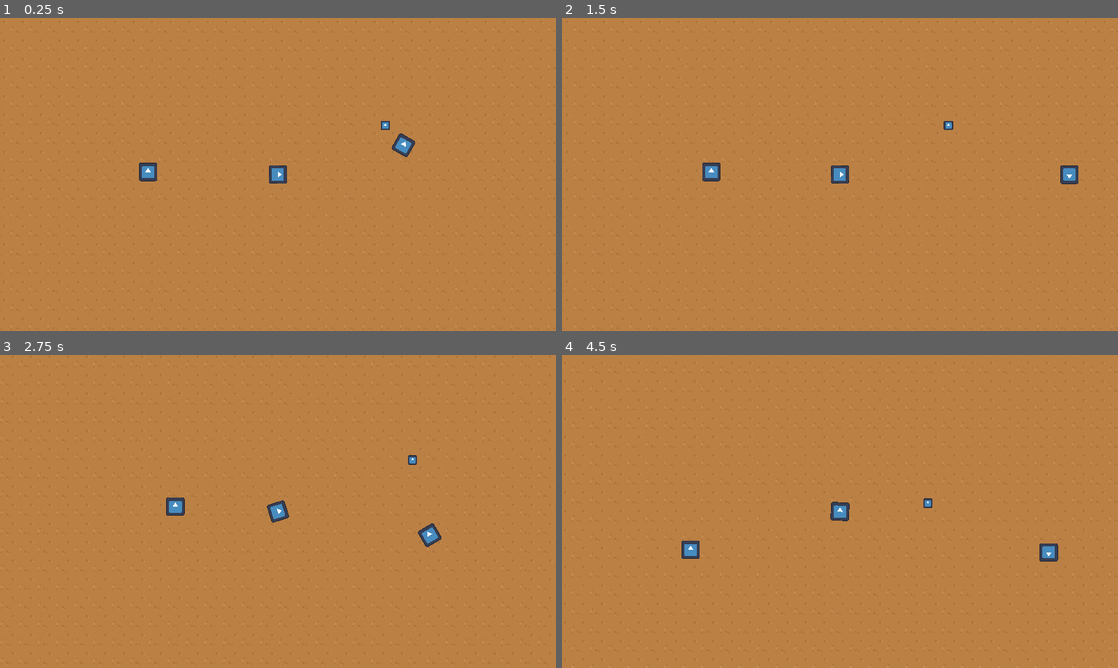
Above: before the commit, frames 1-4 (two rows, left to right).
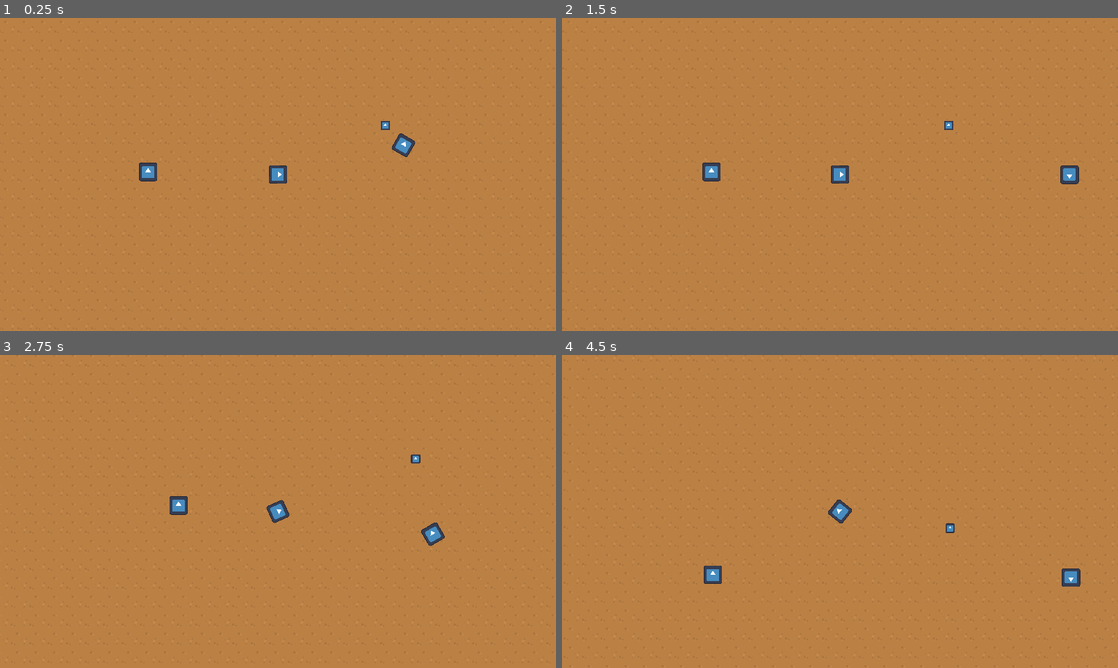
Above: after the commit, the same moments.

Repository: Schumert/Indy-500-The-Game
Game: Godot game, scene res://main.tscn
Two runs of this game, one before a commit and one after it. Both use one fixed random seed, a clock stepped at 60 frames per second and the inputs below. The engine's default icon, where the game draws it, is replaced by a stand-in: a white triangle on a blue panel in a dark square.
Inputs:
- Up to frame 1 (0.25 s): no input
- Up to frame 2 (1.5 s): hold D (steer_right) 0.53-1.28 s; hold S (brake) from 1.28 s (still down)
- Up to frame 3 (2.75 s): release S (brake) at 2.03 s; hold D (steer_right) from 2.03 s (still down)
- Up to frame 4 (4.5 s): release D (steer_right) at 2.78 s; hold W (accelerate) 2.78-3.53 s; hold A (steer_left) from 3.53 s (still down)

The runs differ from the first frame. In frame 1, less than 0.1% of the frame differs, in the area x 1-18%, y 1-97%; in frame 2, less than 0.1%; in frame 3, 0.4%; in frame 4, 1.2%, in the area x 0-94%, y 0-98%.

Commit message:
I FUCKING DID IT
I FUCKING DID THE BOUNCY STUFF WITH THE CHARACTERBODY2D AND NOT THE FUCKING RIGIDBODY

Diff:
--- a/main.tscn
+++ b/main.tscn
@@ -667,7 +667,7 @@
 14:8/0 = 0
 14:8/0/physics_layer_0/linear_velocity = Vector2(0, 0)
 14:8/0/physics_layer_0/angular_velocity = 0.0
-14:8/0/physics_layer_0/polygon_0/points = PackedVector2Array(-64, -64, 5, -64, 7, 64, -64, 64)
+14:8/0/physics_layer_0/polygon_0/points = PackedVector2Array(-64, -64, -4, -64, -6, 64, -64, 64)
 14:9/0 = 0
 14:9/0/physics_layer_0/linear_velocity = Vector2(0, 0)
 14:9/0/physics_layer_0/angular_velocity = 0.0
@@ -1432,13 +1432,14 @@
 [node name="main" type="Node2D"]
 
 [node name="TileMap" type="TileMap" parent="."]
+scale = Vector2(0.996148, 1)
 tile_set = SubResource("TileSet_88ytr")
 format = 2
 layer_0/tile_data = PackedInt32Array(-1048600, 917505, 7, -983064, 917505, 7, -917528, 917505, 7, -851992, 917505, 7, - …(30858 unchanged characters)…
 
 [node name="obstacle" type="Area2D" parent="."]
 position = Vector2(71, -3)
-collision_layer = 4
+collision_layer = 2
 collision_mask = 2
 script = ExtResource("1_ryk0r")
 
@@ -1451,15 +1452,13 @@
 
 [node name="coin" parent="." instance=ExtResource("2_qguqs")]
 
-[node name="Car" parent="." instance=ExtResource("1_g2ska")]
+[node name="Car" parent="." groups=["player"] instance=ExtResource("1_g2ska")]
 position = Vector2(-741, 9)
 collision_layer = 2
-collision_mask = 13
-motion_mode = 1
+collision_mask = 15
 
 [node name="wall" type="StaticBody2D" parent="."]
 position = Vector2(0, -428)
-collision_mask = 2
 
 [node name="CollisionShape2D" type="CollisionShape2D" parent="wall"]
 position = Vector2(44, 1076)
@@ -1481,7 +1480,7 @@
 shape = SubResource("WorldBoundaryShape2D_v5dax")
 disabled = true
 
-[node name="Area2D" type="StaticBody2D" parent="."]
+[node name="Area2D" type="StaticBody2D" parent="." groups=["player"]]
 position = Vector2(-1315, -21)
 
 [node name="Sprite2D" type="Sprite2D" parent="Area2D"]
--- a/scripts/CarMovement.gd
+++ b/scripts/CarMovement.gd
@@ -1,98 +1,87 @@
 extends CharacterBody2D
 
-var car_heading
-var steer_angle = 12
-var steer_angle_fast = 7
-var steer_angle_speed_bound = 2000 # type of: vel. length
+
+var steer_angle = 15
+var steer_angle_fast = 12
+var steer_angle_very_fast = 8
 var acceleration = Vector2.ZERO
 var friction = -55
 var drag = -0.06
 var engine_power = 0
 var wheel_base = 70
 var braking = -450
-var max_speed_reverse = 250
-var slip_speed = 2000 #type of: vel. length
+var max_speed_reverse = 750
+var slip_speed = 1500 #type of: vel. length
 var traction_fast = 3
 var traction_slow = 8
+
+var is_pushing_state:=false
+
 # var traction_handbrake = 0
 
 # var handbraking_fast = -50
 # var handbrake_speed = 100
 # var handbrake:=false
 
-var traction = traction_slow
-var is_sliding:= false
+
 
 
 var steer_direction
 
 # Called when the node enters the scene tree for the first time.
-func _ready():
-	pass
 
 
+var collision_info = Vector2.ZERO
 # Called every frame. 'delta' is the elapsed time since the previous frame.
 func _physics_process(delta):
 	acceleration = Vector2.ZERO
-	get_input(delta)
+	get_input()
 	apply_friction(delta)
 	steering(delta)
 	velocity += acceleration * delta
 	move_and_slide()
+	for i in get_slide_collision_count():
+		var collision = get_slide_collision(i)
+		if collision.get_collider().name == "Area2D":
+			is_pushing_state = true
+			collision_info = collision.get_normal()
+	_pushed_off(collision_info)
+
+
+
 
 	#print(velocity.length())
-	print(steer_angle)
+	#print(steer_angle)
 
 
-var old_steer_angle = steer_angle
-func get_input(delta):
+func _pushed_off(opp:Vector2):
+	if is_pushing_state:
+		acceleration = Vector2.ZERO
+
+		velocity += global_position.direction_to(opp) * 1000
+		await get_tree().create_timer(0.5).timeout
+		engine_power = 0
+
+		is_pushing_state = false
+func get_input():
 	var turn = Input.get_action_strength("steer_right") - Input.get_action_strength("steer_left")
 
 	steer_direction = turn * deg_to_rad(steer_angle)
+
+	acceleration = transform.x * engine_power
 	if Input.is_action_pressed("accelerate"):
-		engine_power+=30
-		if engine_power >= 7500: #engine_power=5000 -> vel.length=1824   engine_power=10.000 -> vel.length=2736
-			engine_power = 7500
+		engine_power = lerpf(engine_power, 7500, 0.005)
 
 	else:
-		engine_power -= 30
-		if engine_power < 0:
-			engine_power = 0
-
-	if Input.is_action_pressed("brake"):
-		engine_power -= 100
-		if engine_power <= 0:
-			engine_power = 0
-			acceleration = transform.x * braking
-	else:
-		acceleration = transform.x * engine_power
-
-
-	#handbrake but car's sliding rather than slowing, it is slowing but very little.
-	#Handbrake speed is necessary because without it, car's behaving weird after pressing long enough the handbrake button.
-	# if Input.is_action_pressed("handbrake") and velocity.length() > handbrake_speed:
-	# 	handbrake = true
-	# 	is_sliding = true
-
-	# 	#velocity = lerp(velocity, Vector2.ZERO, 0.02)#Makes you stop faster than normal break if you handbrake without acceleration.
-
-	# elif Input.is_action_pressed("handbrake"):
-	# 	handbrake = true
-	# 	is_sliding = false
-	# 	#velocity = Vector2.ZERO
-	# 	velocity = lerp(velocity, Vector2.ZERO, 0.2) #And eventually, car stops.
+		engine_power = lerpf(engine_power, 0, 0.01)
 
 
 
-	# if Input.is_action_just_released("handbrake") and velocity.length() > handbrake_speed:
-	# 	#await get_tree().create_timer(0.5).timeout
-	# 	is_sliding = false
-	# 	handbrake = false
-	# elif Input.is_action_just_released("handbrake"):
-	# 	is_sliding = false
-	# 	handbrake = false
+	if Input.is_action_pressed("brake"):
+		engine_power = lerpf(engine_power, 0, 0.1)
+		acceleration = transform.x * braking
 
-
+var old_steer_angle = steer_angle
 func steering(delta):
 
 	var front_wheel = position + transform.x * wheel_base / 2
@@ -107,28 +96,21 @@
 	#print(atan2(front_wheel.y - back_wheel.y, front_wheel.x - back_wheel.x))
 
 	#car_heading = (front_wheel - back_wheel).normalized()
-	car_heading = back_wheel.direction_to(front_wheel)
+	var car_heading = back_wheel.direction_to(front_wheel)
+
+	var steer_angle_speed_bound = 1500 # type of: vel. length
+	var traction = traction_slow
+	if velocity.length() > steer_angle_speed_bound + 500:
+		steer_angle = steer_angle_very_fast
+		traction = traction_fast - 2
+	elif velocity.length() > steer_angle_speed_bound:
+		steer_angle = steer_angle_fast
+		traction = traction_fast
+	else:
+		steer_angle = old_steer_angle
 
 
 
-
-	if velocity.length() > steer_angle_speed_bound:
-		steer_angle -= 0.05
-		if steer_angle <= steer_angle_fast:
-			steer_angle = steer_angle_fast
-	else:
-		steer_angle += 0.05
-		if steer_angle >= old_steer_angle:
-			steer_angle = old_steer_angle
-
-
-
-	traction = traction_slow
-	if velocity.length() > slip_speed and not is_sliding:
-		traction = traction_fast
-
-	# if handbrake:
-	# 	traction = traction_handbrake
 
 
 	var d = car_heading.dot(velocity.normalized())
@@ -140,11 +122,9 @@
 	rotation = car_heading.angle()
 
 func apply_friction(delta):
-	if acceleration == Vector2.ZERO and velocity.length() < 70:
+	if  acceleration == Vector2.ZERO and velocity.length() < 50:
 		velocity = Vector2.ZERO
 
 	var friction_force = velocity * friction * delta
 	var drag_force = velocity * velocity.length() * drag * delta
-	if velocity.length() < 100:
-		friction_force *= 3
 	acceleration += friction_force + drag_force
